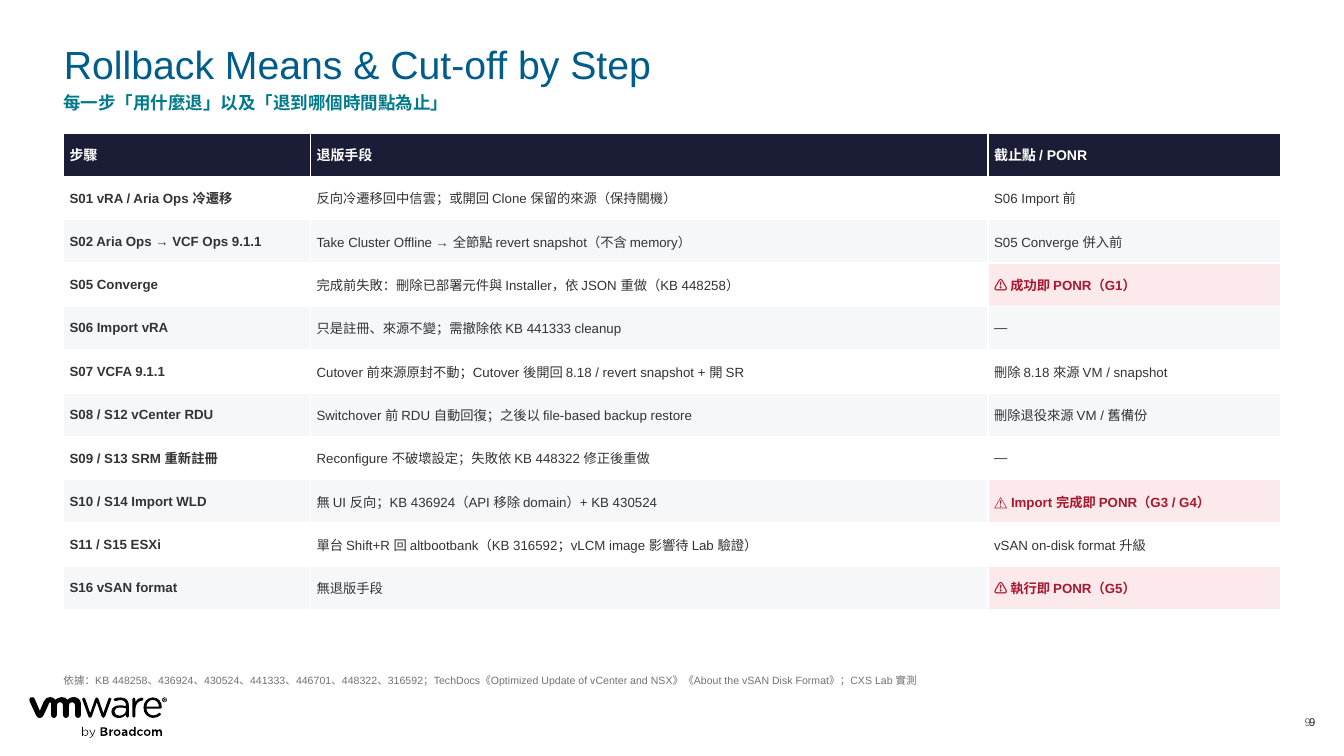
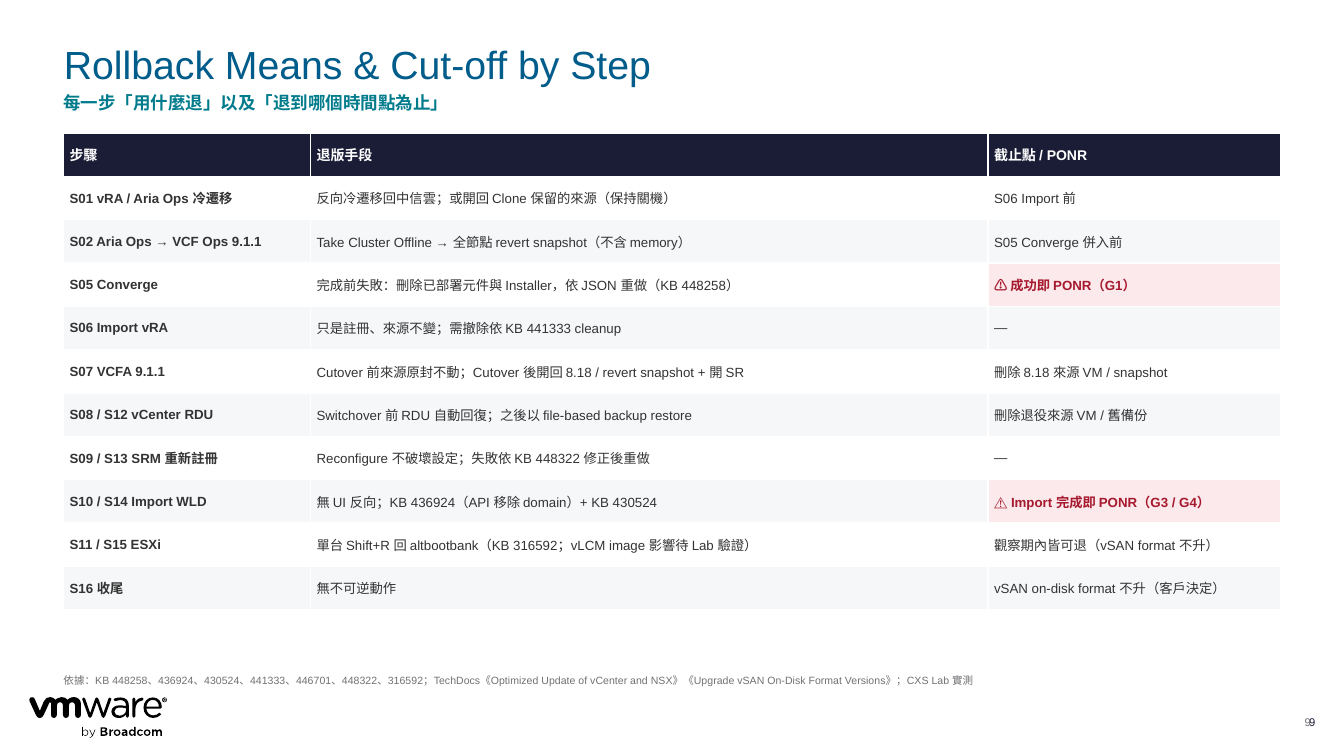
Before and after one commit to kostenyang/cc-vcf911-plan, a slide deck: slide 9 of out/CTBC_VCF911_Converge_Import_Plan.pptx. Drawn at 1344x756 pixels with LibreOffice and Linux fonts; fonts in the diff are those of the drawing. Boxes give left, top, right and bottom in pixels: in the first picture for what was removed or moved away, otherwise in the second. Text is boxed around its words. In the diff, an @@ line names an element or a change of style, - is before the commit and + after.

```diff
--- a/out/CTBC_VCF911_Converge_Import_Plan.pptx
+++ b/out/CTBC_VCF911_Converge_Import_Plan.pptx
@@ table at (x1=64, y1=133, x2=1280, y2=610) @@
-row 10, column 3: vSAN on-disk format 升級
+row 10, column 3: 觀察期內皆可退（vSAN format 不升）
-row 11: S16 vSAN format | 無退版手段 | ⚠ 執行即 PONR（G5）
+row 11: S16 收尾 | 無不可逆動作 | vSAN on-disk format 不升（客戶決定）
@@ fill #FBE9EB to #F5F7F9 in row 11, column 3 @@
@@ text at (x1=63, y1=675, x2=973, y2=686): text changed @@
-依據：KB 448258、436924、430524、441333、446701、448322、316592；TechDocs《Optimized Update of vCenter and NSX》《About the vSAN Disk Format》；CXS Lab 實測
+依據：KB 448258、436924、430524、441333、446701、448322、316592；TechDocs《Optimized Update of vCenter and NSX》《Upgrade vSAN On-Disk Format Versions》；CXS Lab 實測
```
Also in this commit, not shown: 6 other slides changed, 4 other files.
